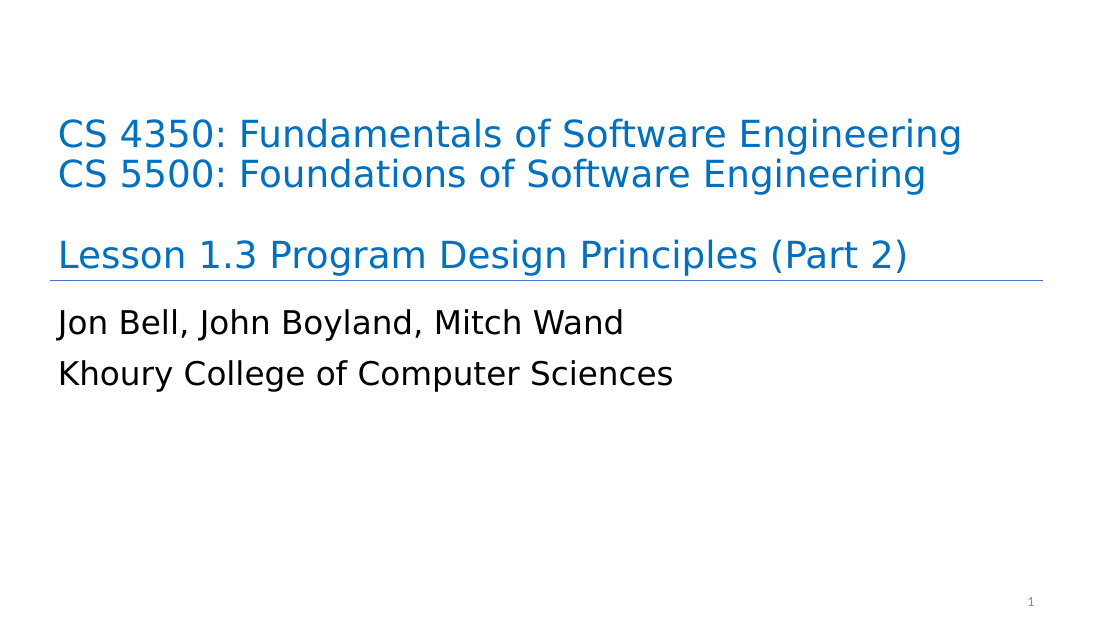
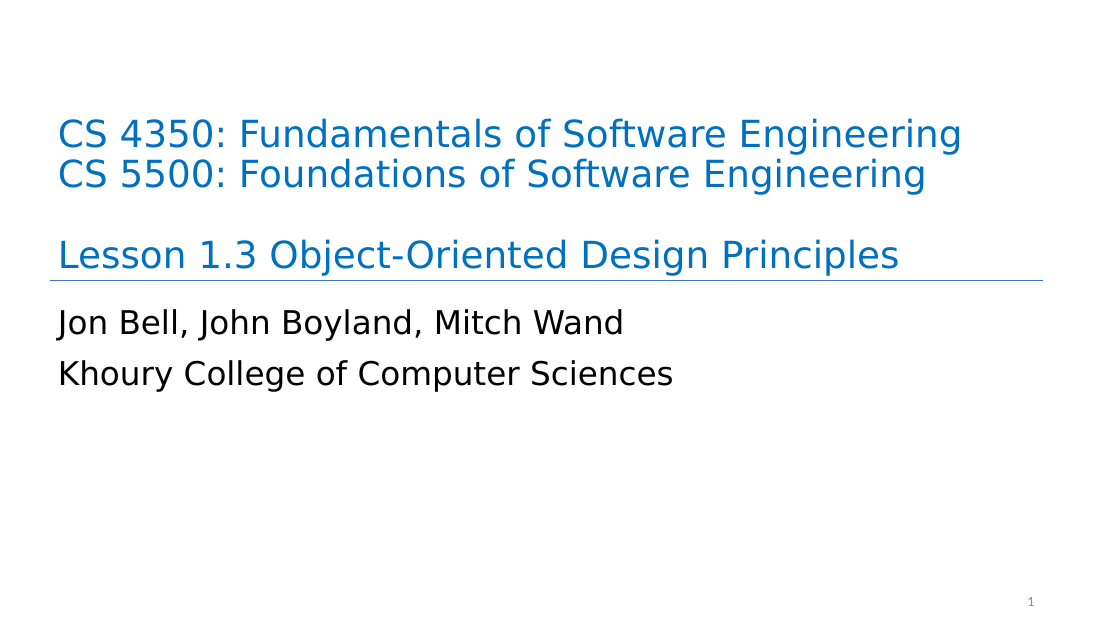
Before and after one commit to neu-se/CS4530-CS5500-Spring-2021, a slide deck: slide 1 of Slides/Lesson 1.3 Object-Oriented Principles.pptx. Drawn at 1120x630 pixels with LibreOffice and Linux fonts; fonts in the diff are those of the drawing. Boxes give left, top, right and bottom in pixels: in the first picture for what was removed or moved away, otherwise in the second. Text is boxed around its words. In the diff, an @@ line names an element or a change of style, - is before the commit and + after.

```diff
--- a/Slides/Lesson 1.3 Object-Oriented Principles.pptx
+++ b/Slides/Lesson 1.3 Object-Oriented Principles.pptx
@@ title at (58, 118, 963, 275): text changed @@
-CS 4350: Fundamentals of Software Engineering
-CS 5500: Foundations of Software Engineering
-Lesson 1.3 Program Design Principles (Part 2)
+CS 4350: Fundamentals of Software Engineering
+CS 5500: Foundations of Software Engineering
+Lesson 1.3 Object-Oriented Design Principles
```
Also in this commit, not shown: 2 other slides changed, 11 slides added, 17 slides removed, 1 other file.
